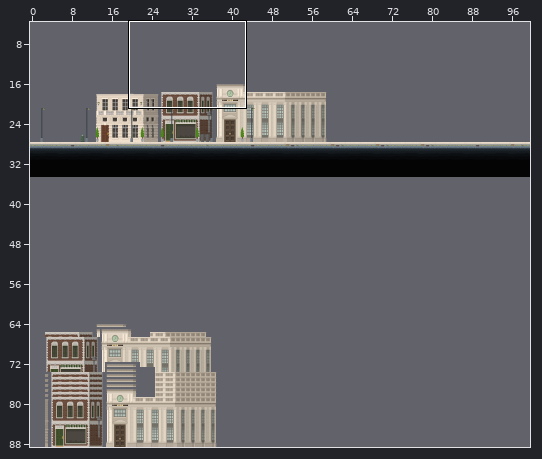
Tiled map: Aftamath/res/maps/street.tmx. Above, an overview of the earlier version with the close-up marked.
Close-up. Before:
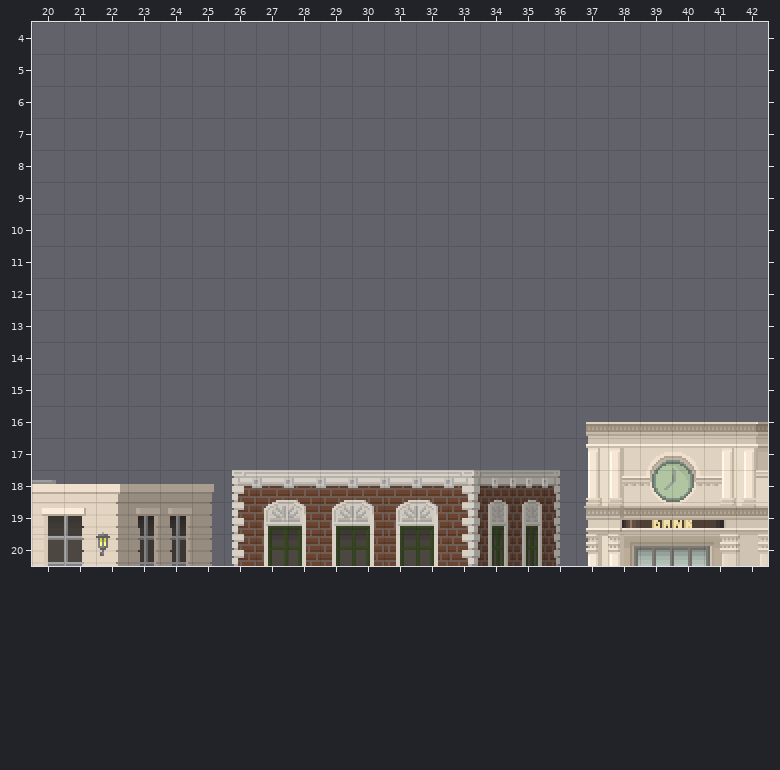
Cells are 16x16 px. Shown: x 20..42, y 4..20. The commit also changed other parts of the map, which this record leaves out. The old version is drawn lined up with the new one.
The same view after the edit:
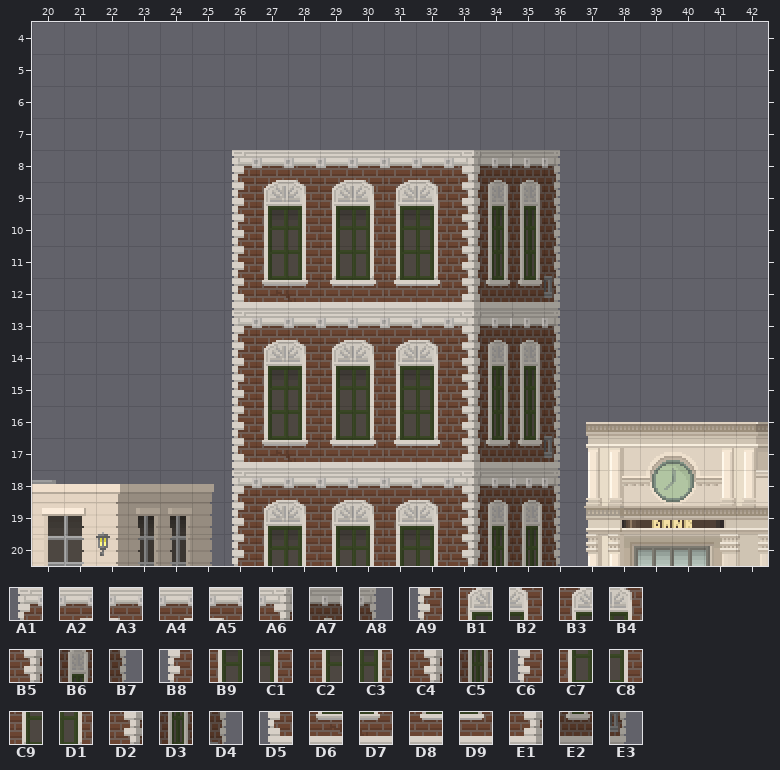
Key: from "Tiledtest": A1 513, A2 514, A3 515, A4 516, A5 517, A6 518, A7 519, A8 521, A9 585, B1 586, B2 587, B3 588, B4 589, B5 590, B6 591, B7 593, B8 657, B9 658, C1 659, C2 660, C3 661, C4 662, C5 663, C6 729, C7 730, C8 731, C9 732, D1 733, D2 734, D3 735, D4 737, D5 801, D6 802, D7 803, D8 804, D9 805, E1 806, E2 807, E3 809.
__ is an empty cell, .. an unchanged one.
The edit:
map size 100x100 -> 100x50 cells (old content now starts at 0,5; both pictures use the new coordinates)
--- layer "bg1"
@@ x 26..36 @@
- 8 __ __ __ __ __ __ __ __ __ __ __
- 9 __ __ __ __ __ __ __ __ __ __ __
-10 __ __ __ __ __ __ __ __ __ __ __
-11 __ __ __ __ __ __ __ __ __ __ __
-12 __ __ __ __ __ __ __ __ __ __ __
-13 __ __ __ __ __ __ __ __ __ __ __
-14 __ __ __ __ __ __ __ __ __ __ __
-15 __ __ __ __ __ __ __ __ __ __ __
-16 __ __ __ __ __ __ __ __ __ __ __
-17 __ __ __ __ __ __ __ __ __ __ __
+ 8 A1 A2 A3 A4 A5 A4 A5 A6 A7 A7 A8
+ 9 A9 B1 B2 B3 B4 B3 B4 B5 B6 B6 B7
+10 B8 B9 C1 C2 C3 C2 C3 C4 C5 C5 B7
+11 C6 C7 C8 C9 D1 C9 D1 D2 D3 D3 D4
+12 D5 D6 D7 D8 D9 D8 D9 E1 E2 E2 E3
+13 A1 A2 A3 A4 A5 A4 A5 A6 A7 A7 A8
+14 A9 B1 B2 B3 B4 B3 B4 B5 B6 B6 B7
+15 B8 B9 C1 C2 C3 C2 C3 C4 C5 C5 B7
+16 C6 C7 C8 C9 D1 C9 D1 D2 D3 D3 D4
+17 D5 D6 D7 D8 D9 D8 D9 E1 E2 E2 E3
Boxes around the changes in both close-ups, in picture pixels (x1, y1, x2, y2):
added: (232, 150, 560, 470)
